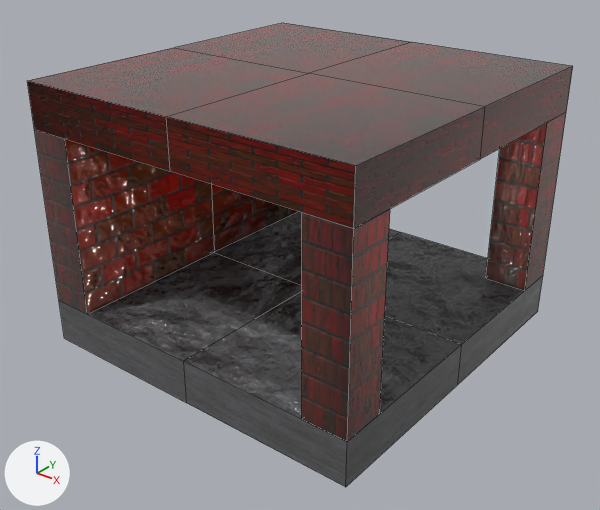
Two versions of the Blender file Assets/Rooms/corridor_T_crossing.blend, one commit apart.
One viewpoint serves both versions: a 50 mm lens placed at (5.27, -6.73, 4.8), pointed at (0.07, -0.24, 0.78). Every picture has the same lights, and +X, +Y and +Z are marked at lower left. Mesh edges are drawn as thin lines.

In view in the first picture: 'Floor', 'wall'.
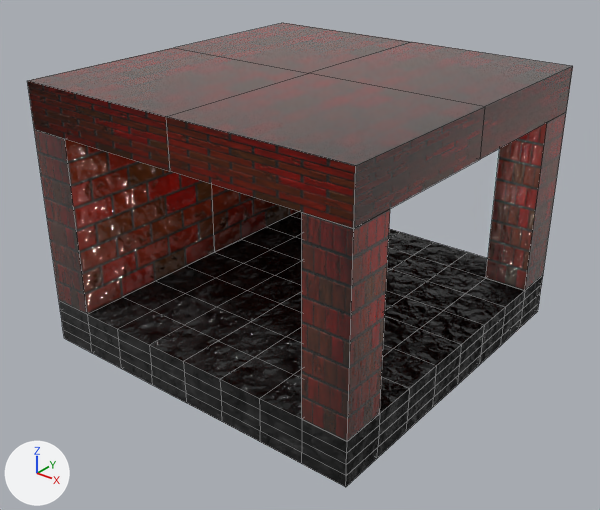
Location of each change, [x1, y1, x2, y2] in pixels of the pictures (600 x 510 px):
'Floor', recoloured, modifiers changed (grey to black): [59, 212, 543, 487] in both

What the commit changed:
Picture 'corridor_rock_roughness.png' (img_corridor_rock_roughness_png) is new.
Picture 'corridor_rock.png' (img_corridor_rock_png) is new.
Picture 'corridor_rock_displacement.png' (img_corridor_rock_displacement_png) is new.
Picture 'corridor_rock_normal.png' (img_corridor_rock_normal_png) is new.
Material 'corridor_rock' (mat_corridor_rock) is new.
Uses the picture img_corridor_rock_displacement_png.
Uses the picture img_corridor_rock_normal_png.
Uses the picture img_corridor_rock_png.
Uses the picture img_corridor_rock_roughness_png.
me_floor has 18 vertices, 16 faces and spans x -2.0..2.0, y -0.25..0.25, z -2.0..2.0.
me_floor no longer uses material mat_concrete.
me_floor now uses material mat_corridor_rock.
Object 'Floor' (ob_floor) gains a SUBSURF modifier named 'Subdivision'.
Modifier setting: subdivision_type = 'SIMPLE'.
Modifier setting: use_adaptive_subdivision = True.
Modifier setting: adaptive_pixel_size = 10.0.
